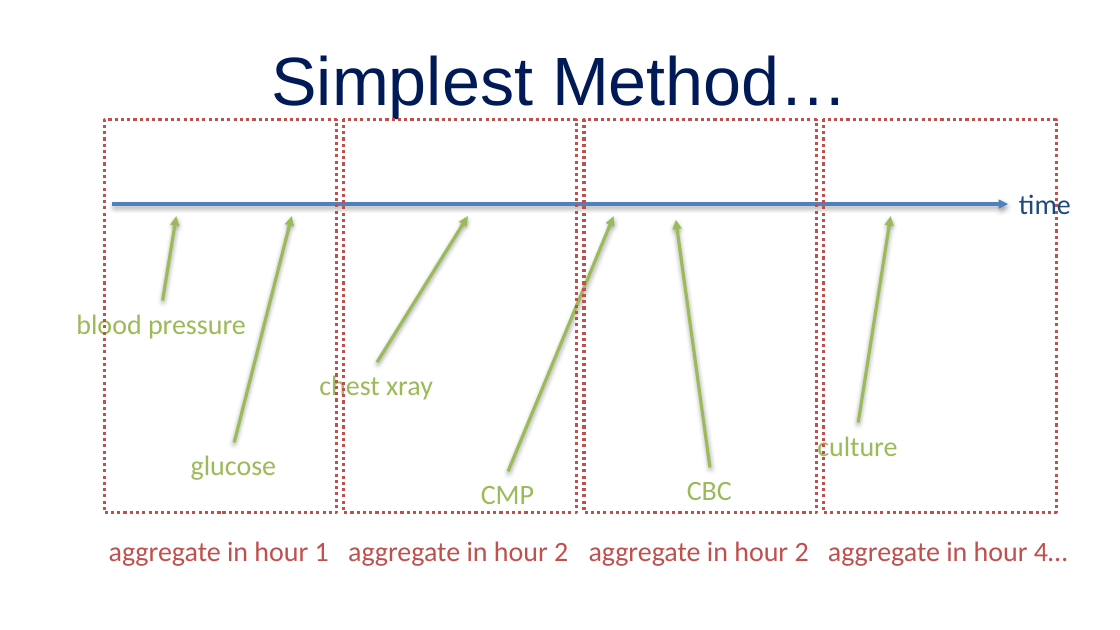
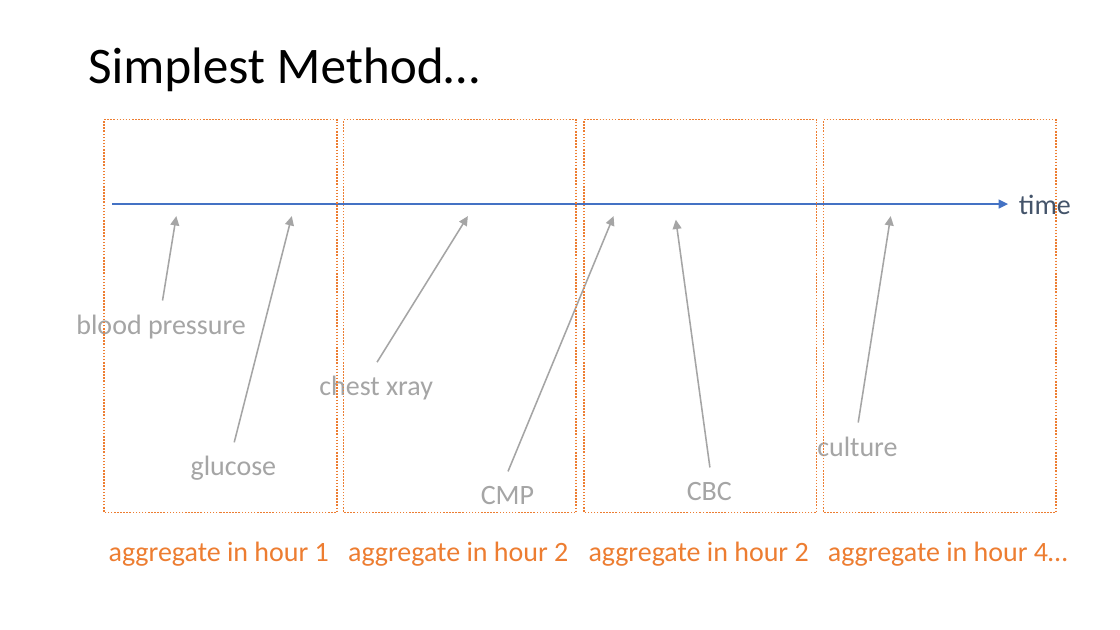
Before and after one commit to mengelhard/mmci_applied_ds, a slide deck: slide 47 of lectures/ll12.pptx. Drawn at 1120x630 pixels with LibreOffice and Linux fonts; fonts in the diff are those of the drawing; background and template pictures are left out. Boxes give left, top, right and bottom in pixels: in the first picture for what was removed or moved away, otherwise in the second. Text is boxed around its words. In the diff, an @@ line names an element or a change of style, - is before the commit and + after.

```diff
--- a/lectures/ll12.pptx
+++ b/lectures/ll12.pptx
@@ title "Simplest Method…": place and size @@
-title "Simplest Method…" at box(271, 55, 848, 117)
+title "Simplest Method…" at box(88, 47, 480, 92)
@@ title "Simplest Method…" at box(88, 47, 480, 92): size 44 to 33 pt, font Arial to Calibri, text colour #001A57 to #000000; alignment centre to left; line spacing 1 to 0.9; vertical alignment middle to top @@
@@ outline #C0504D 2 pt dashed to #ED7D31 1 pt dashed in 4 elements at box(344, 120, 577, 513), box(585, 120, 818, 513), box(823, 120, 1056, 513), box(104, 120, 337, 513) @@
@@ arrow (112, 204) - (1008, 204): stroke #4F81BD 2 pt to #4472C4 1 pt @@
@@ text "time" at box(1019, 193, 1071, 221): text colour #1F497D to #44546A @@
@@ arrow (162, 300) - (176, 216): stroke #9BBB59 2 pt to #A5A5A5 1 pt @@
@@ arrow (234, 442) - (292, 216): stroke #9BBB59 2 pt to #A5A5A5 1 pt @@
@@ arrow (377, 362) - (468, 216): stroke #9BBB59 2 pt to #A5A5A5 1 pt @@
@@ arrow (508, 472) - (614, 216): stroke #9BBB59 2 pt to #A5A5A5 1 pt @@
@@ arrow (710, 467) - (675, 220): stroke #9BBB59 2 pt to #A5A5A5 1 pt @@
@@ arrow (858, 422) - (890, 216): stroke #9BBB59 2 pt to #A5A5A5 1 pt @@
@@ text colour #9BBB59 to #A5A5A5 in 6 elements at box(76, 310, 246, 339), box(191, 456, 276, 480), box(319, 372, 433, 401), box(481, 486, 534, 504), box(687, 482, 732, 500), box(817, 433, 897, 462) @@
@@ text colour #C0504D to #ED7D31 in 4 elements at box(109, 541, 329, 566), box(348, 541, 568, 566), box(589, 541, 809, 566), box(828, 541, 1067, 566) @@
```
Also in this commit, not shown: 47 other slides changed, 1 other file.
